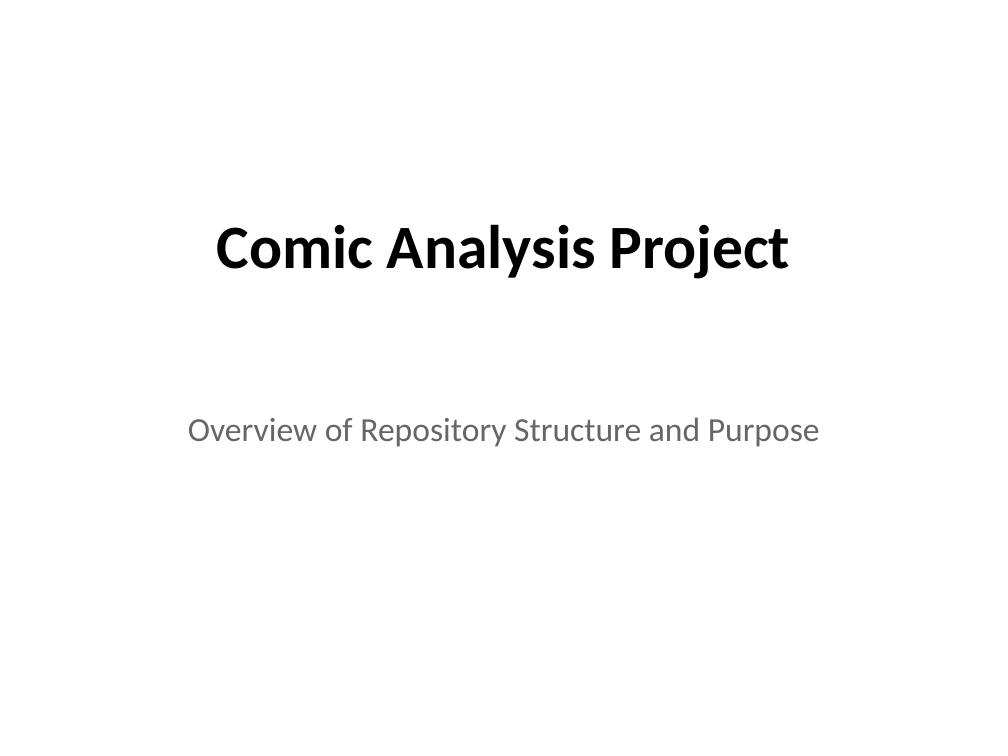
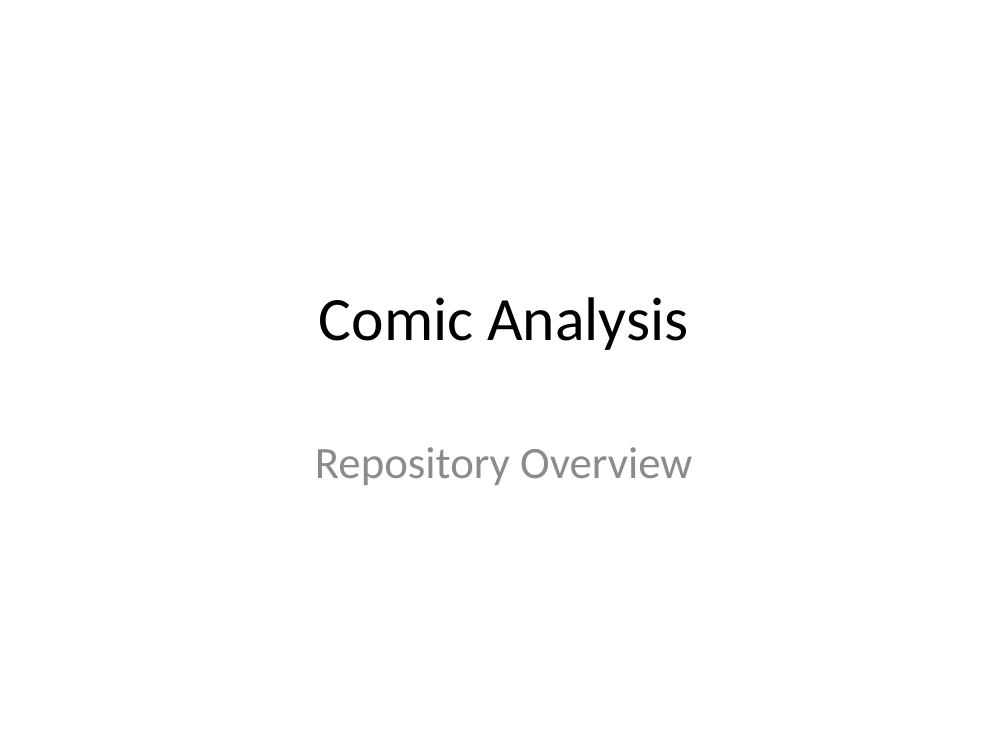
Before and after one commit to RichardScottOZ/powerpoint, a slide deck: slide 1 of examples/comic_analysis_overview.pptx. Drawn at 1008x756 pixels with LibreOffice and Linux fonts; fonts in the diff are those of the drawing. Boxes give left, top, right and bottom in pixels: in the first picture for what was removed or moved away, otherwise in the second. Text is boxed around its words. In the diff, an @@ line names an element or a change of style, - is before the commit and + after.

```diff
--- a/examples/comic_analysis_overview.pptx
+++ b/examples/comic_analysis_overview.pptx
@@ title "Comic Analysis" at (319,297,688,350): vertical alignment top to middle @@
@@ title at (319,297,688,350): text changed; bold off @@
-Comic Analysis Project
+Comic Analysis
@@ text removed at (188,417,820,447) @@
-Overview of Repository Structure and Purpose
@@ subtitle added at (315,447,692,485), 32 pt, text #8C8C8C @@
+Repository Overview
```
Also in this commit, not shown: 1 other slide changed, 3 slides added, 3 slides removed, 16 other files.
